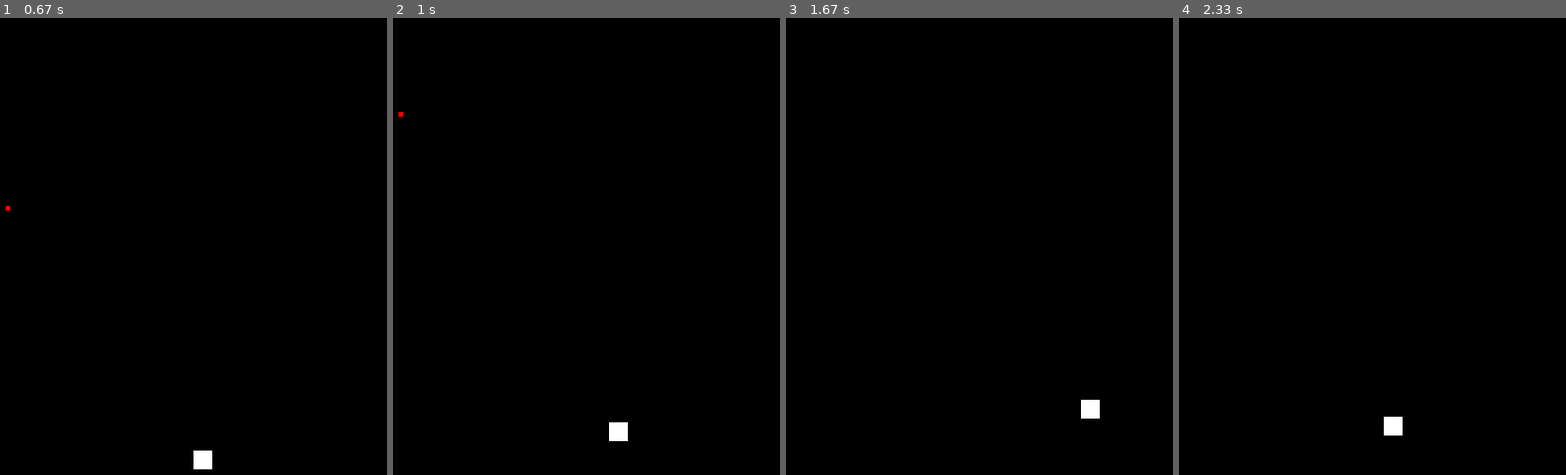
Above: before the commit, frames 1-4 (left to right).
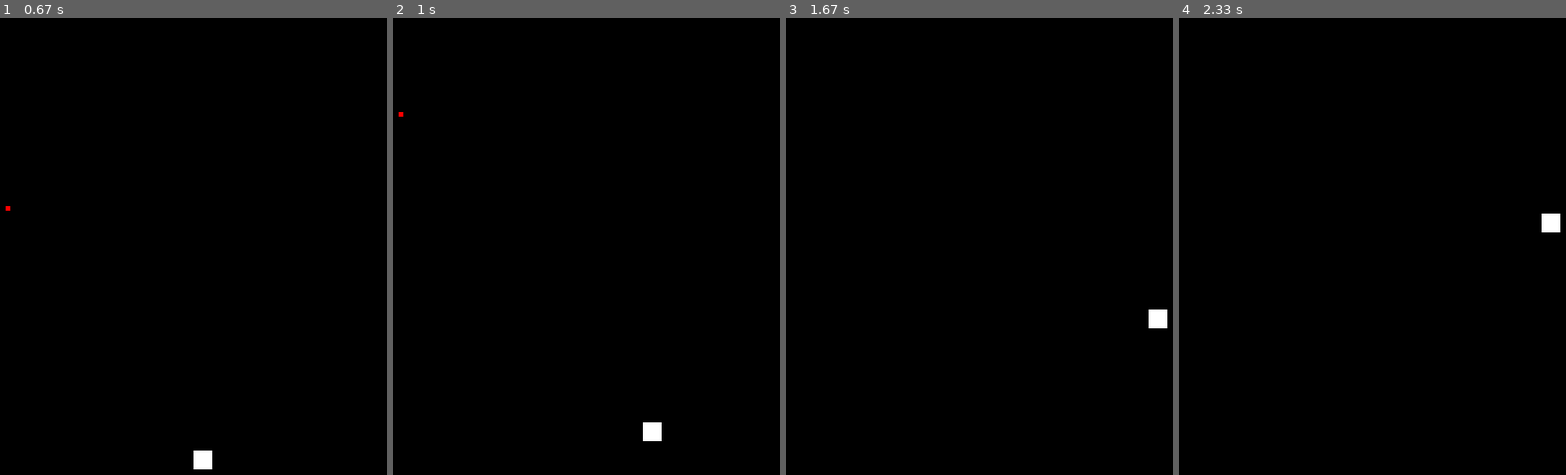
Above: after the commit, the same moments.

Repository: charlie-ccw/Pygame-project
Game: pygame game, started from cs coding.py
The game is run twice, just before and just after one commit, with the same random seed, the same clock (stepped at 60 frames per second) and the same inputs.
Inputs:
- Up to frame 1 (0.67 s): hold D from 0.33 s (still down)
- Up to frame 2 (1 s): release D at 0.8 s; hold W from 0.83 s (still down)
- Up to frame 3 (1.67 s): release W at 1.13 s; hold D 1.17-1.63 s
- Up to frame 4 (2.33 s): hold A 1.67-2.2 s; hold S from 2.23 s (still down)

Frame 1 is identical in both runs. In frame 2, 0.4% of the frame differs, in the area x 55-70%, y 88-93%; in frame 3, 0.4%; in frame 4, 0.4%.

Commit message:
Update cs coding.py

Diff:
--- a/cs coding.py
+++ b/cs coding.py
@@ -44,8 +44,10 @@
 x_coord = 350
 y_coord = 470
 # set up the speed of x and y
-x_speed = 0
-y_speed = 0
+x_speed1 = 0
+x_speed2 = 0
+y_speed1 = 0
+y_speed2 = 0
 
 
  # Loop until the user clicks the close button.
@@ -62,14 +64,14 @@
 
         # here we give the speed
         if event.type == pygame.KEYDOWN:
-            if event.key == pygame.K_a and x_coord > 20:
-                x_speed = -3
-            if event.key == pygame.K_d and x_coord < 680:
-                x_speed = 3
-            if event.key == pygame.K_w and y_coord > 20:
-                y_speed = -3
-            if event.key == pygame.K_s and y_coord < 480:
-                y_speed = 3
+            if event.key == pygame.K_a:
+                x_speed2 = -3
+            if event.key == pygame.K_d:
+                x_speed1 = 3
+            if event.key == pygame.K_w:
+                y_speed2 = -3
+            if event.key == pygame.K_s:
+                y_speed1 = 3
 
         if event.type == pygame.KEYUP:
             if event.key == pygame.K_a:
@@ -80,9 +82,15 @@
                 y_speed = 0
             if event.key == pygame.K_s:
                 y_speed = 0
-
-    x_coord += x_speed
-    y_coord += y_speed
+    # here add the speed to object
+    if x_coord > 20:
+        x_coord += x_speed2
+    if x_coord < 680:
+        x_coord += x_speed1
+    if y_coord > 20:
+        y_coord += y_speed2
+    if y_coord < 480:
+        y_coord += y_speed1
     # Here, we clear the screen to black
     screen.fill(BLACK)
 
